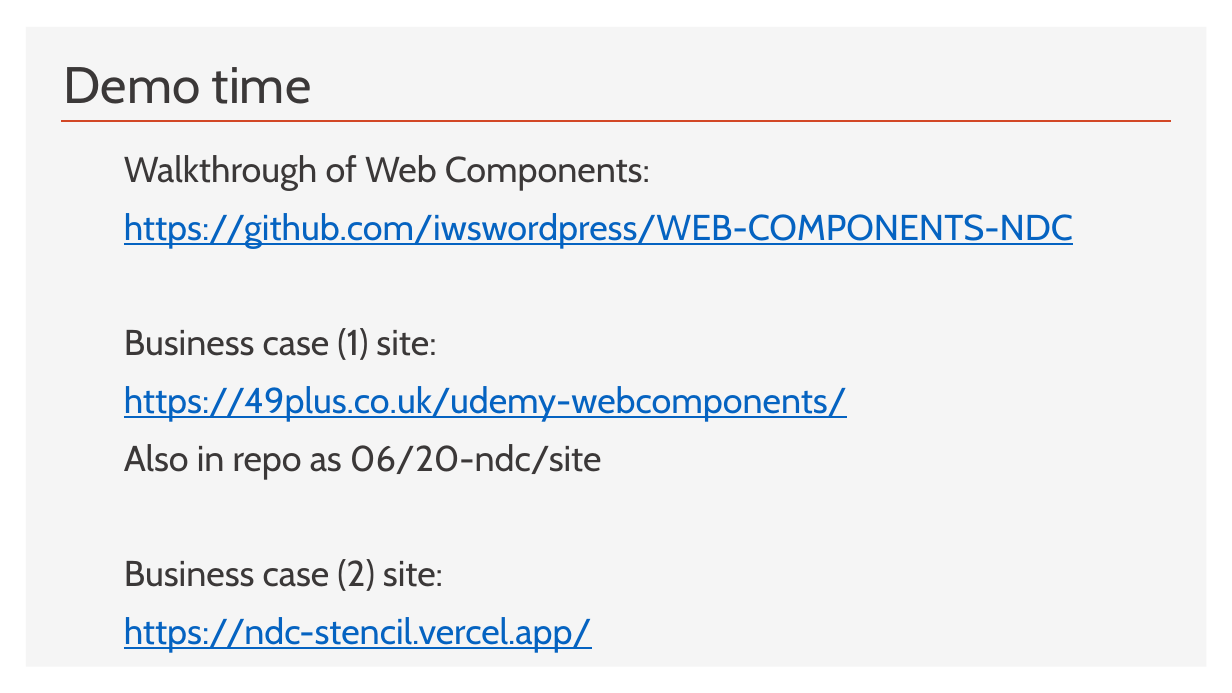
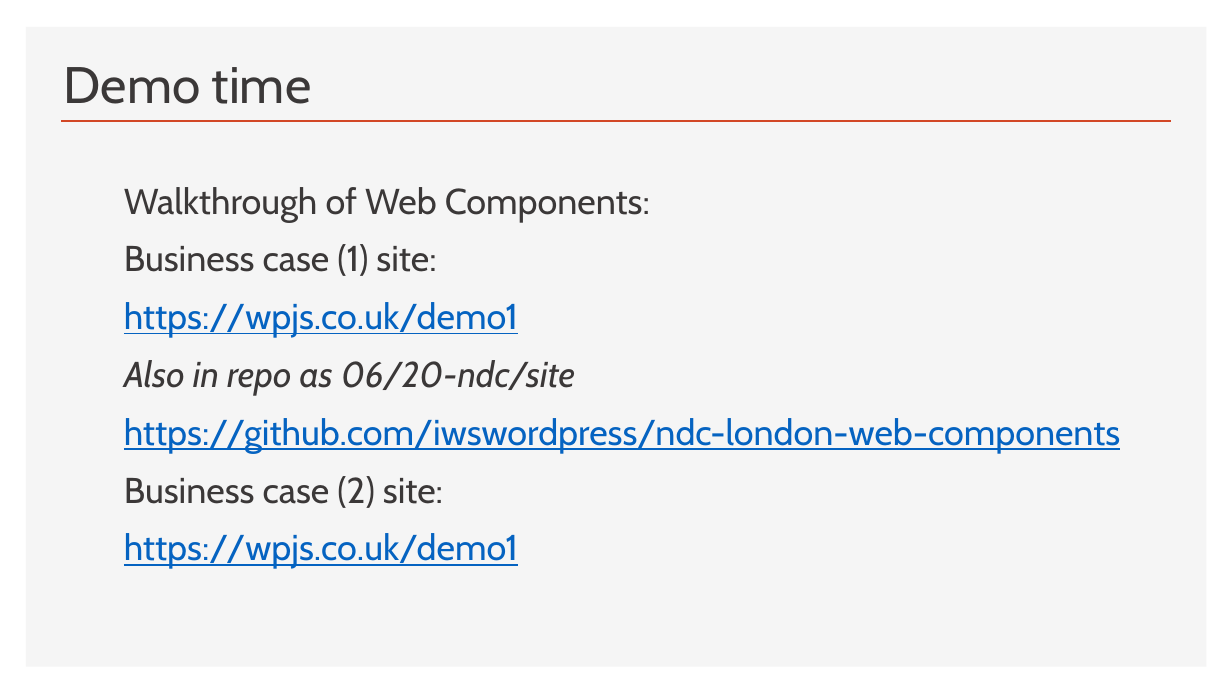
Before and after one commit to iwswordpress/ndc-london-web-components, a slide deck: slide 30 of NDC-TALK.pptx. Drawn at 1232x693 pixels with LibreOffice and Linux fonts; fonts in the diff are those of the drawing. Boxes give left, top, right and bottom in pixels: in the first picture for what was removed or moved away, otherwise in the second. Text is boxed around its words. In the diff, an @@ line names an element or a change of style, - is before the commit and + after.

Commit message:
edits for talk

```diff
--- a/NDC-TALK.pptx
+++ b/NDC-TALK.pptx
@@ text "Walkthrough of Web Components:": place and size @@
-text "Walkthrough of Web Components:" at bbox=[124, 155, 1073, 653]
+text "Walkthrough of Web Components:" at bbox=[124, 187, 1120, 569]
@@ text at bbox=[124, 213, 1073, 249]: paragraph removed @@
-  https://github.com/iwswordpress/WEB-COMPONENTS-NDC
@@ text at bbox=[124, 302, 518, 338]: text changed @@
-  https://49plus.co.uk/udemy-webcomponents/
+  https://wpjs.co.uk/demo1
@@ text at bbox=[124, 360, 575, 396]: italic on in "Also in repo as 06/20-ndc/site" @@
@@ text at bbox=[124, 418, 1120, 454]: paragraph added @@
+  https://github.com/iwswordpress/ndc-london-web-components
@@ text at bbox=[124, 533, 518, 569]: text changed @@
-  https://ndc-stencil.vercel.app/
+  https://wpjs.co.uk/demo1
```
Also in this commit, not shown: 3 other slides changed, 9 other files.
